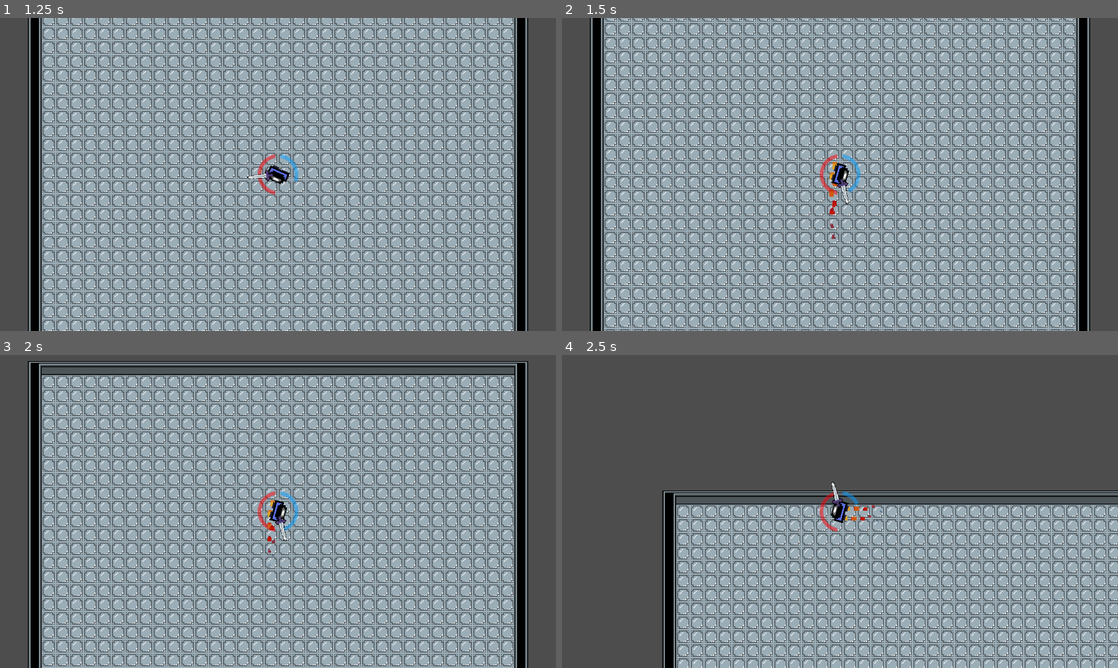
Above: before the commit, frames 1-4 (two rows, left to right).
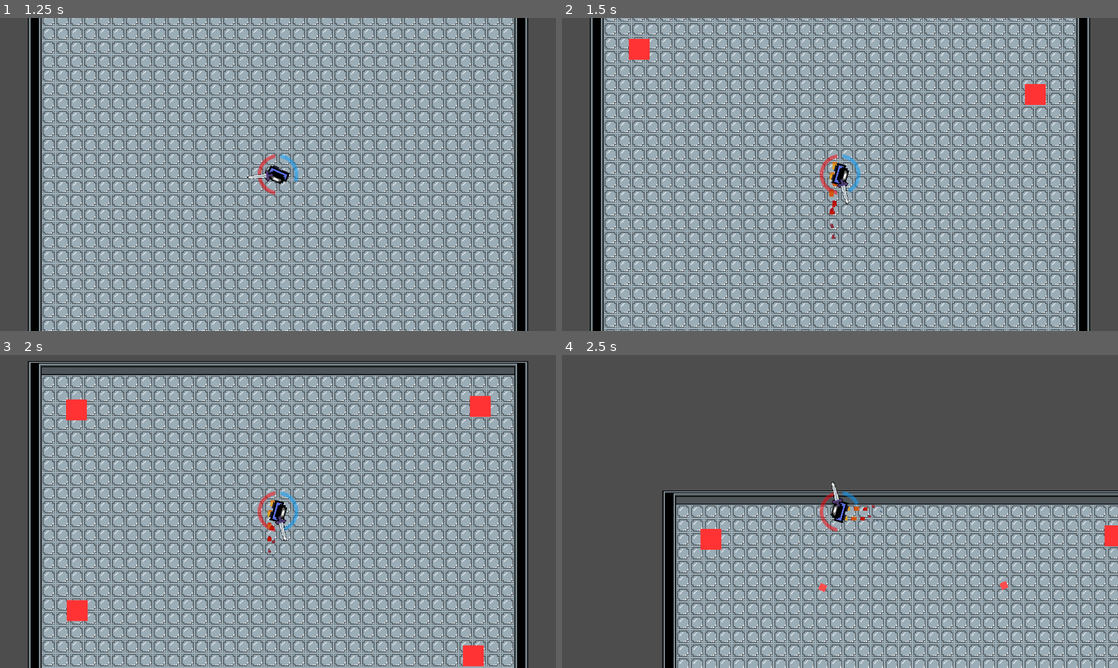
Above: after the commit, the same moments.

Repository: nanot1m/covenant
Game: Godot game, scene res://Scenes/Main.tscn
Two runs of this game, one before a commit and one after it. Both use one fixed random seed, a clock stepped at 60 frames per second and the inputs below.
Inputs (mouse positions are in pixels of both pictures, inside the frame that each line leads up to):
- Up to frame 1 (1.25 s): tap Enter at 0.5 s; move the mouse to (250, 237) at 0.52 s; hold Up (move_up) from 0.53 s (still down); tap Space (parry) at 0.6 s
- Up to frame 2 (1.5 s): keep holding Up (move_up); move the mouse to (1006, 221) at 1.27 s; tap Shift (dash) at 1.35 s
- Up to frame 3 (2 s): keep holding Up (move_up); tap Space (parry) at 1.55 s
- Up to frame 4 (2.5 s): move the mouse to (673, 464) at 2.02 s; release Up (move_up) at 2.03 s; hold A (move_left) from 2.03 s (still down); tap Space (parry) at 2.1 s

Frame 1 is identical in both runs. In frame 2, 0.5% of the frame differs, in the area x 12-87%, y 6-28%; in frame 3, 1.0%, in the area x 11-89%, y 13-100%; in frame 4, 0.5%.

Commit message:
Add Bullet and Enemy scenes with associated scripts and configurations

Diff:
--- /dev/null
+++ b/Scenes/Bullet.tscn
@@ -0,0 +1,21 @@
+[gd_scene load_steps=3 format=3 uid="uid://bullet_scene_001"]
+
+[ext_resource type="Script" path="res://Scripts/bullet.gd" id="1_bullet"]
+
+[sub_resource type="CircleShape2D" id="CircleShape2D_bullet"]
+radius = 4.0
+
+[node name="Bullet" type="Area2D"]
+collision_layer = 2
+collision_mask = 1
+script = ExtResource("1_bullet")
+
+[node name="ColorRect" type="ColorRect" parent="."]
+offset_left = -4.0
+offset_top = -4.0
+offset_right = 4.0
+offset_bottom = 4.0
+color = Color(1, 0.3, 0.3, 1)
+
+[node name="CollisionShape2D" type="CollisionShape2D" parent="."]
+shape = SubResource("CircleShape2D_bullet")
--- /dev/null
+++ b/Scenes/Enemy.tscn
@@ -0,0 +1,23 @@
+[gd_scene load_steps=3 format=3 uid="uid://enemy_scene_001"]
+
+[ext_resource type="Script" path="res://Scripts/enemy.gd" id="1_enemy"]
+[ext_resource type="PackedScene" uid="uid://bullet_scene_001" path="res://Scenes/Bullet.tscn" id="2_bullet"]
+
+[sub_resource type="RectangleShape2D" id="RectangleShape2D_enemy"]
+size = Vector2(24, 24)
+
+[node name="Enemy" type="Area2D" groups=["enemy"]]
+collision_layer = 4
+collision_mask = 2
+script = ExtResource("1_enemy")
+bullet_scene = ExtResource("2_bullet")
+
+[node name="Sprite2D" type="ColorRect" parent="."]
+offset_left = -12.0
+offset_top = -12.0
+offset_right = 12.0
+offset_bottom = 12.0
+color = Color(1, 0.2, 0.2, 1)
+
+[node name="CollisionShape2D" type="CollisionShape2D" parent="."]
+shape = SubResource("RectangleShape2D_enemy")
--- a/Scenes/Main.tscn
+++ b/Scenes/Main.tscn
@@ -1,7 +1,8 @@
-[gd_scene load_steps=5 format=4 uid="uid://bxkqehcafqeuv"]
+[gd_scene load_steps=6 format=4 uid="uid://bxkqehcafqeuv"]
 
 [ext_resource type="Texture2D" uid="uid://c0jpd1b7ggsm5" path="res://Sprites/tileset.png" id="1_idj7w"]
 [ext_resource type="PackedScene" uid="uid://ca6p688w5v7ng" path="res://Scenes/Player.tscn" id="1_r150o"]
+[ext_resource type="PackedScene" path="res://Scenes/Enemy.tscn" id="3_kln2b"]
 
 [sub_resource type="TileSetAtlasSource" id="TileSetAtlasSource_kln2b"]
 texture = ExtResource("1_idj7w")
@@ -58,3 +59,15 @@
 
 [node name="Camera2D" type="Camera2D" parent="Player"]
 zoom = Vector2(2, 2)
+
+[node name="Enemy6" parent="." instance=ExtResource("3_kln2b")]
+position = Vector2(225, -285)
+
+[node name="Enemy5" parent="." instance=ExtResource("3_kln2b")]
+position = Vector2(-232, -568)
+
+[node name="Enemy" parent="." instance=ExtResource("3_kln2b")]
+position = Vector2(-231, -337)
+
+[node name="Enemy2" parent="." instance=ExtResource("3_kln2b")]
+position = Vector2(233, -572)
--- a/Scenes/Player.tscn
+++ b/Scenes/Player.tscn
@@ -71,6 +71,9 @@
 "name": &"walking",
 "speed": 5.0
 }]
+
+[sub_resource type="RectangleShape2D" id="RectangleShape2D_sword_hitbox"]
+size = Vector2(10, 40)
 
 [node name="Player" type="CharacterBody2D"]
 script = ExtResource("1_rpqav")
@@ -158,3 +161,12 @@
 rotation = -0.7853982
 scale = Vector2(0.6875, 0.6875)
 texture = ExtResource("2_gntrk")
+
+[node name="Hitbox" type="Area2D" parent="RotatableObjects/Sword"]
+collision_layer = 0
+collision_mask = 2
+monitoring = false
+
+[node name="CollisionShape2D" type="CollisionShape2D" parent="RotatableObjects/Sword/Hitbox"]
+position = Vector2(0, -20)
+shape = SubResource("RectangleShape2D_sword_hitbox")
--- /dev/null
+++ b/Scripts/bullet.gd
@@ -0,0 +1,47 @@
+extends Area2D
+class_name Bullet
+
+@export var speed: float = 300.0
+@export var damage: float = 10.0
+@export var lifetime: float = 5.0
+
+var velocity: Vector2 = Vector2.ZERO
+var is_parried: bool = false
+
+func _ready() -> void:
+	body_entered.connect(_on_body_entered)
+	area_entered.connect(_on_area_entered)
+
+	# Auto-destroy after lifetime
+	await get_tree().create_timer(lifetime).timeout
+	queue_free()
+
+func _physics_process(delta: float) -> void:
+	position += velocity * delta
+
+func launch(direction: Vector2) -> void:
+	velocity = direction.normalized() * speed
+	rotation = direction.angle()
+
+func parry(parry_direction: Vector2) -> void:
+	if is_parried:
+		return
+
+	is_parried = true
+	velocity = parry_direction.normalized() * speed * 1.5
+	rotation = parry_direction.angle()
+
+	# Change collision layer so it can hit enemies now
+	collision_layer = 0
+	collision_mask = 4  # Enemy layer
+
+func _on_body_entered(body: Node2D) -> void:
+	if body.has_method("take_damage"):
+		body.take_damage(damage)
+	queue_free()
+
+func _on_area_entered(area: Area2D) -> void:
+	if area.is_in_group("enemy") and is_parried:
+		if area.has_method("take_damage"):
+			area.take_damage(damage * 2)  # Parried bullets do more damage
+		queue_free()
--- /dev/null
+++ b/Scripts/enemy.gd
@@ -0,0 +1,58 @@
+extends Area2D
+class_name Enemy
+
+@export var max_health: float = 50.0
+@export var shoot_interval_min: float = 1.0
+@export var shoot_interval_max: float = 3.0
+@export var bullet_scene: PackedScene
+
+var current_health: float
+var player: Node2D = null
+var shoot_timer: float = 0.0
+
+func _ready() -> void:
+	current_health = max_health
+	add_to_group("enemy")
+
+	# Find player
+	await get_tree().process_frame
+	player = get_tree().get_first_node_in_group("player")
+
+	# Wait 2 seconds before first shot
+	if player:
+		shoot_timer = 2.0
+
+func _physics_process(delta: float) -> void:
+	if not player:
+		return
+
+	# Shoot at player
+	shoot_timer -= delta
+	if shoot_timer <= 0.0:
+		shoot_at_player()
+		shoot_timer = randf_range(shoot_interval_min, shoot_interval_max)
+
+func shoot_at_player() -> void:
+	if not bullet_scene or not player:
+		return
+
+	var bullet: Node2D = bullet_scene.instantiate()
+	get_tree().root.add_child(bullet)
+	bullet.global_position = global_position
+
+	var direction: Vector2 = (player.global_position - global_position).normalized()
+	bullet.call("launch", direction)
+
+func take_damage(amount: float) -> void:
+	current_health -= amount
+
+	# Flash red
+	modulate = Color(1, 0.5, 0.5)
+	await get_tree().create_timer(0.1).timeout
+	modulate = Color.WHITE
+
+	if current_health <= 0:
+		die()
+
+func die() -> void:
+	queue_free()
--- a/Scripts/player.gd
+++ b/Scripts/player.gd
@@ -1,5 +1,8 @@
 extends CharacterBody2D
 class_name Player
+
+func _ready() -> void:
+	add_to_group("player")
 
 @export var walk_speed: float = 100.0
 @export var max_speed: float = 300.0
@@ -81,3 +84,6 @@
 	fireGroup.visible = is_gliding
 
 	move_and_slide()
+
+func take_damage(amount: float) -> void:
+	health_component.take_damage(amount)
--- a/Scripts/sword.gd
+++ b/Scripts/sword.gd
@@ -4,12 +4,19 @@
 @export var swing_duration: float = 0.3
 @export var start_angle: float = 45.0  # degrees, right side
 @export var end_angle: float = -45.0   # degrees, left side
+@export var parry_window: float = 0.2  # Time window for parrying
 
 var is_swinging: bool = false
 var swing_time: float = 0.0
 
+@onready var hitbox: Area2D = $Hitbox
+
 func _ready() -> void:
 	rotation_degrees = start_angle
+
+	if hitbox:
+		hitbox.area_entered.connect(_on_hitbox_area_entered)
+		hitbox.monitoring = false
 
 func _process(delta: float) -> void:
 	if is_swinging:
@@ -26,3 +33,22 @@
 	if not is_swinging:
 		is_swinging = true
 		swing_time = 0.0
+
+		# Enable hitbox for parrying
+		if hitbox:
+			hitbox.monitoring = true
+
+			# Disable after parry window
+			await get_tree().create_timer(parry_window).timeout
+			if hitbox:
+				hitbox.monitoring = false
+
+func _on_hitbox_area_entered(area: Area2D) -> void:
+	# Check if it's a bullet by checking if it has the parry method
+	if area.has_method("parry") and area.has_method("get") and not area.get("is_parried"):
+		# Calculate parry direction towards mouse position
+		var mouse_pos: Vector2 = get_global_mouse_position()
+		var parry_direction: Vector2 = (mouse_pos - area.global_position).normalized()
+
+		# Parry the bullet
+		area.call("parry", parry_direction)
Not shown: 1 places in Scenes/Player.tscn that only renumber resources
Not shown, added: Scripts/bullet.gd.uid
Not shown, added: Scripts/enemy.gd.uid
